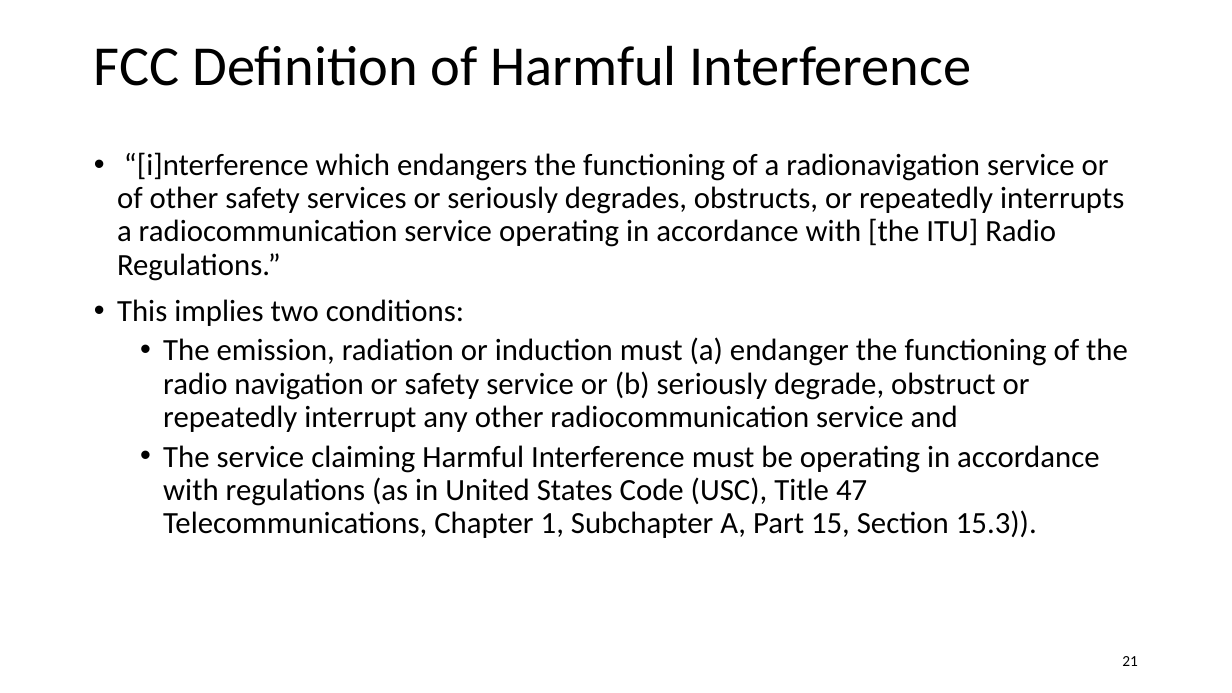
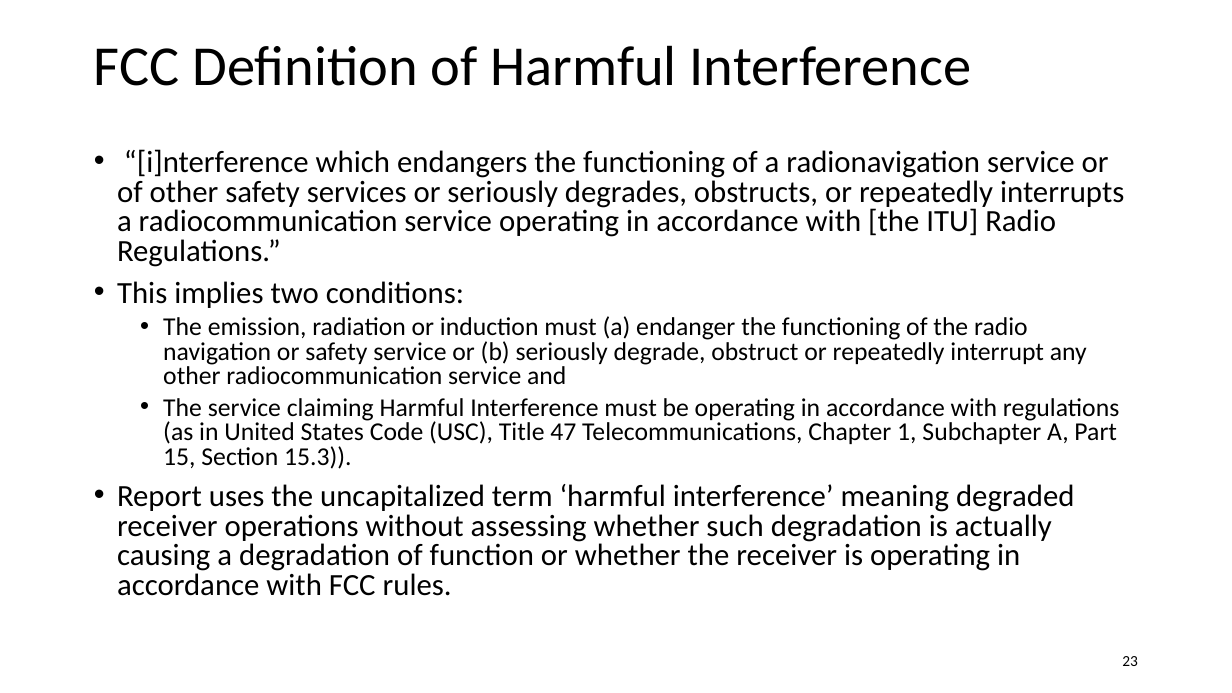
Before and after one commit to jlmucb/class_notes, a slide deck: slide 23 of science/GPSslides.pptx (slide 21 before the commit). Drawn at 1232x693 pixels with LibreOffice and Linux fonts; fonts in the diff are those of the drawing. Boxes give left, top, right and bottom in pixels: in the first picture for what was removed or moved away, otherwise in the second. Text is boxed around its words. In the diff, an @@ line names an element or a change of style, - is before the commit and + after.

```diff
--- a/science/GPSslides.pptx
+++ b/science/GPSslides.pptx
@@ text at bbox=[117, 149, 1124, 469]: size 24 to 20 pt in "The emission, radiation or induction must (a) ...", "The service claiming Harmful Interference must be ..."; line spacing 0.9 to 0.8 @@
@@ text at bbox=[117, 484, 1074, 596]: paragraph added @@
+• Report uses the uncapitalized term ‘harmful interference’ meaning degraded receiver operations without assessing whether such degradation is actually causing a degradation of function or whether the receiver is operating in accordance with FCC rules.
@@ page number at bbox=[1122, 656, 1138, 666]: text changed @@
-21
+23
```
Also in this commit, not shown: 13 other slides changed, 2 slides added, 2 slides removed, 1 other file.
